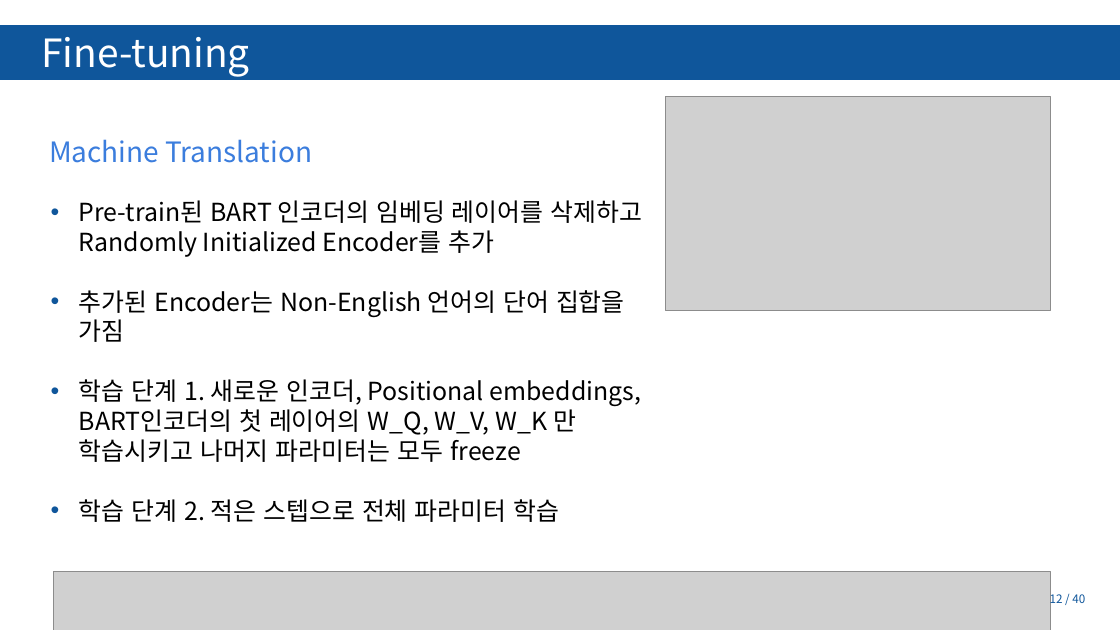
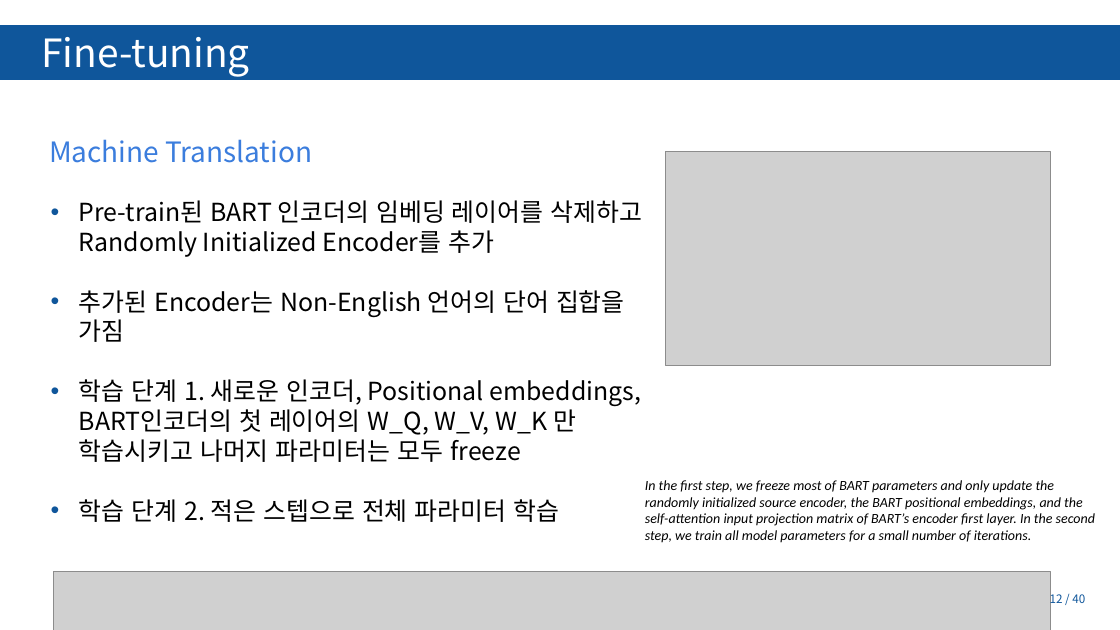
Before and after one commit to Tiabet/Paper-for-ML-DL, a slide deck: slide 12 of 세미나/BART_김정현.pptx. Drawn at 1120x630 pixels with LibreOffice and Linux fonts; fonts in the diff are those of the drawing; grey boxes stand for pictures; background and template pictures are left out. Boxes give left, top, right and bottom in pixels: in the first picture for what was removed or moved away, otherwise in the second. Text is boxed around its words. In the diff, an @@ line names an element or a change of style, - is before the commit and + after.

Commit message:
update

```diff
--- a/세미나/BART_김정현.pptx
+++ b/세미나/BART_김정현.pptx
@@ picture: place and size @@
-picture at box(665, 96, 1051, 310)
+picture at box(665, 151, 1051, 365)
@@ text added at box(645, 480, 1095, 543), 18 pt, text #000000, italic @@
+In the first step, we freeze most of BART parameters and only update the randomly initialized source encoder, the BART positional embeddings, and the self-attention input projection matrix of BART’s encoder first layer. In the second step, we train all model parameters for a small number of iterations.
```
Also in this commit, not shown: 4 other slides changed.
